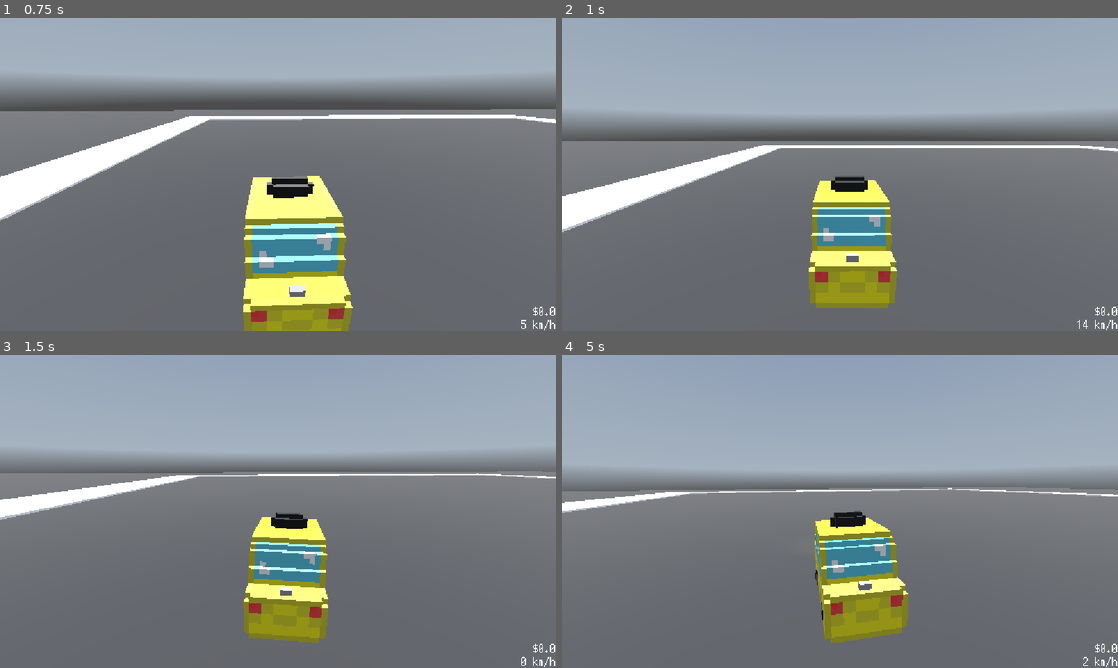
Above: before the commit, frames 1-4 (two rows, left to right).
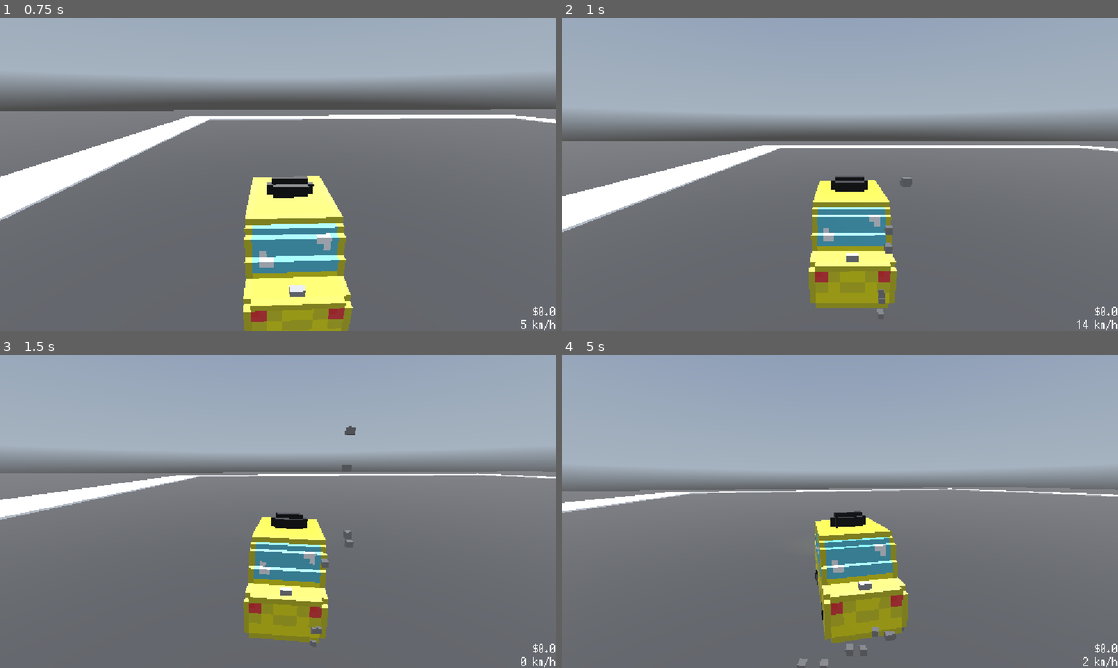
Above: after the commit, the same moments.

Repository: RafaeloxMC/super-taxi-sim
Game: Godot game, scene res://scenes/main_menu.tscn
Same seed, same stepped clock (60 frames per second), same inputs: the game is played once before the commit and once after it. A sky picture missing from this copy of the repository is replaced by a grey-blue gradient.
Inputs:
- Up to frame 1 (0.75 s): click "Play" at 0.5 s
- Up to frame 2 (1 s): no input
- Up to frame 3 (1.5 s): tap Enter at 1.25 s; hold D (steer_right) from 1.28 s (still down); tap Alt at 1.35 s
- Up to frame 4 (5 s): release D (steer_right) at 2.03 s; hold S (brake) 2.03-2.78 s; tap Shift at 2.1, 3.6 s; hold D (steer_right) 2.78-3.53 s; tap Alt at 2.85, 4.35 s; hold W (accelerate) 3.53-4.28 s; hold A (steer_left) from 4.28 s (still down)

Frame 1 is identical in both runs. In frame 2, 0.2% of the frame differs, in the area x 56-63%, y 50-95%; in frame 3, 0.2%; in frame 4, 0.2%.

Commit message:
Add exhaust particles to taxi

Diff:
--- a/scenes/company_creation.tscn
+++ b/scenes/company_creation.tscn
@@ -1,7 +1,7 @@
 [gd_scene load_steps=3 format=3 uid="uid://dl5e7qunpuvdf"]
 
-[ext_resource type="Theme" uid="uid://nfbuw1d6mf3f" path="res://assets/themes/ui.tres" id="1_1a5rd"]
-[ext_resource type="Script" uid="uid://dyhe42c5qtbo5" path="res://scripts/company_creation.gd" id="1_nfo62"]
+[ext_resource type="Script" uid="uid://dyhe42c5qtbo5" path="res://scripts/company_creation.gd" id="1_tepb5"]
+[ext_resource type="Theme" uid="uid://nfbuw1d6mf3f" path="res://assets/themes/ui.tres" id="2_vb8o8"]
 
 [node name="Company Creation" type="Control"]
 layout_mode = 3
--- a/scenes/taxi.tscn
+++ b/scenes/taxi.tscn
@@ -1,8 +1,32 @@
-[gd_scene load_steps=5 format=3 uid="uid://8wv5dau7tb2h"]
+[gd_scene load_steps=8 format=3 uid="uid://8wv5dau7tb2h"]
 
 [ext_resource type="PackedScene" uid="uid://cgruhf0xq2sig" path="res://assets/models/taxi.gltf" id="1_i2df7"]
 [ext_resource type="Script" uid="uid://8r5je374hedj" path="res://scripts/taxi.gd" id="1_qfcln"]
 [ext_resource type="PackedScene" uid="uid://dpqgq5wsh7vw1" path="res://assets/models/taxi_wheels.gltf" id="4_vmegq"]
+
+[sub_resource type="ParticleProcessMaterial" id="ParticleProcessMaterial_a5vla"]
+spread = 0.0
+gravity = Vector3(0, 4, 0)
+linear_accel_min = -2.2351742e-06
+linear_accel_max = -2.2351742e-06
+radial_accel_min = -32.04
+radial_accel_max = 42.109997
+turbulence_enabled = true
+turbulence_noise_strength = 0.5
+turbulence_noise_scale = 3.51
+turbulence_noise_speed = Vector3(0, 1, 0)
+turbulence_noise_speed_random = 0.0
+turbulence_influence_min = 0.0
+turbulence_influence_max = 0.0
+turbulence_initial_displacement_min = 1.490116e-06
+turbulence_initial_displacement_max = 1.0000015
+
+[sub_resource type="StandardMaterial3D" id="StandardMaterial3D_vmegq"]
+albedo_color = Color(0.47058824, 0.47058824, 0.47058824, 0.16078432)
+
+[sub_resource type="BoxMesh" id="BoxMesh_t0xgd"]
+material = SubResource("StandardMaterial3D_vmegq")
+size = Vector3(0.1, 0.1, 0.1)
 
 [sub_resource type="SphereShape3D" id="SphereShape3D_vmegq"]
 
@@ -16,6 +40,12 @@
 
 [node name="Model" parent="Car" instance=ExtResource("1_i2df7")]
 transform = Transform3D(0.1, 0, 0, 0, 0.1, 0, 0, 0, 0.1, 0.19850981, 0, 0)
+
+[node name="GPUParticles3D" type="GPUParticles3D" parent="Car/Model"]
+transform = Transform3D(10, 0, 0, 0, 10, 0, 0, 0, 10, -6.727935, 1.0279012, -15.84866)
+lifetime = 0.36
+process_material = SubResource("ParticleProcessMaterial_a5vla")
+draw_pass_1 = SubResource("BoxMesh_t0xgd")
 
 [node name="Front Lights" type="Node3D" parent="Car/Model"]
 transform = Transform3D(10, 0, 0, 0, 10, 0, 0, 0, 10, -1.9850981, 0, 0)
Not shown: 4 places in scenes/company_creation.tscn that only renumber resources
